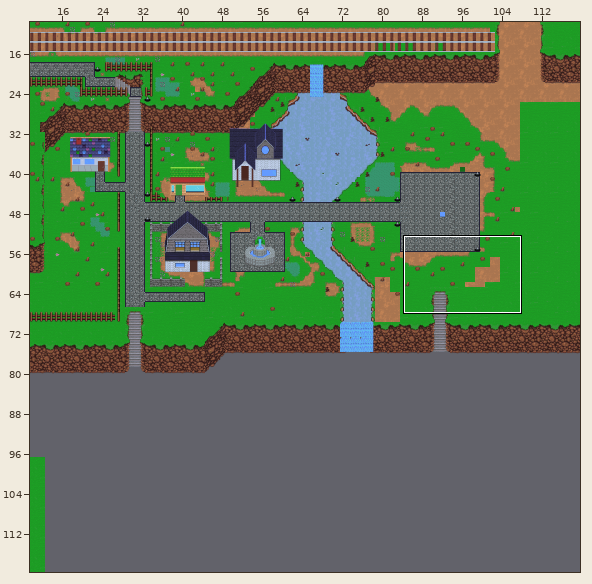
Two states of a Tiled map, SecretProject/SecretProject/bin/DesktopGL/AnyCPU/Debug/Content/Map/Town.tmx. The picture above shows the old version from afar; the outline marks the close-up.
Close-up. Before the edit:
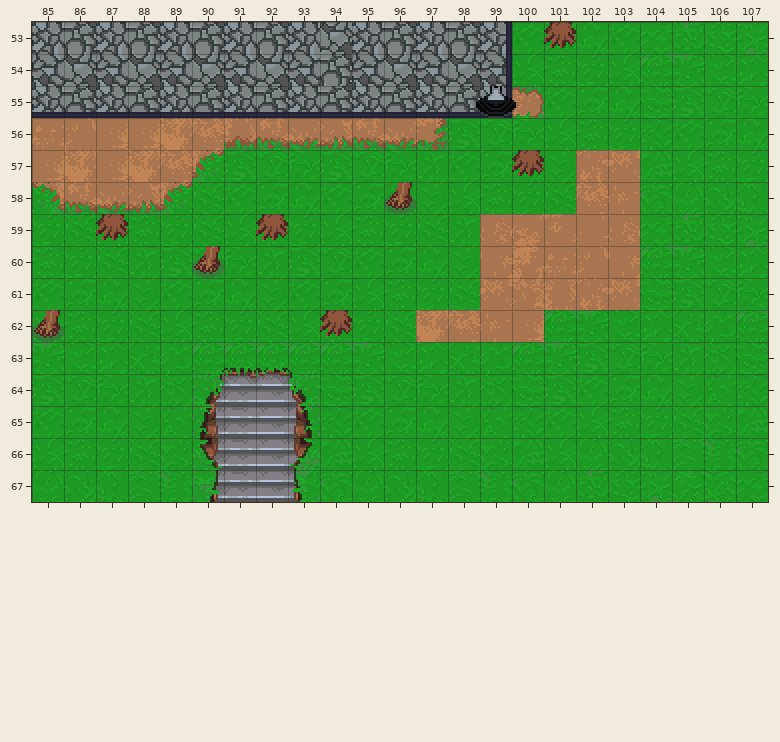
Cells are 16x16 px. Shown: x 85..107, y 53..67. The commit also changed other parts of the map, which this record leaves out.
The result:
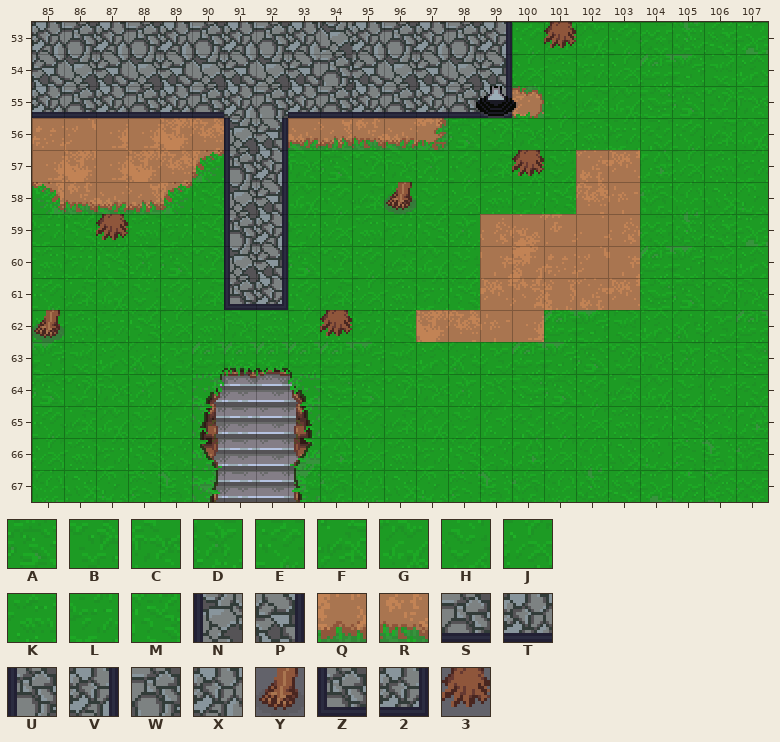
Key: from "MasterSpriteSheet": A 1015, B 1016, C 1017, D 1018, E 1115, F 1116, G 1117, H 1118, J 1215, K 1216, L 1217, M 1218, N 1404, P 1405, Q 1409, R 1410, S 1502, T 1503, U 1504, V 1505, W 1506, X 1507, Y 1663, Z 1704, 2 1705, 3 2963.
_ is an empty cell, . an unchanged one.
The exact change:
--- layer "background"
@@ x 91..92 @@
-55 TS
-56 QR
-57 AB
-58 EF
-59 JK
-60 CD
-61 GH
-62 LM
+55 XW
+56 NP
+57 UV
+58 NP
+59 UV
+60 NP
+61 Z2
+62 CK
--- layer "buildings"
@@ x 90..92 @@
-59 ..3
-60 Y..
+59 .._
+60 _..
